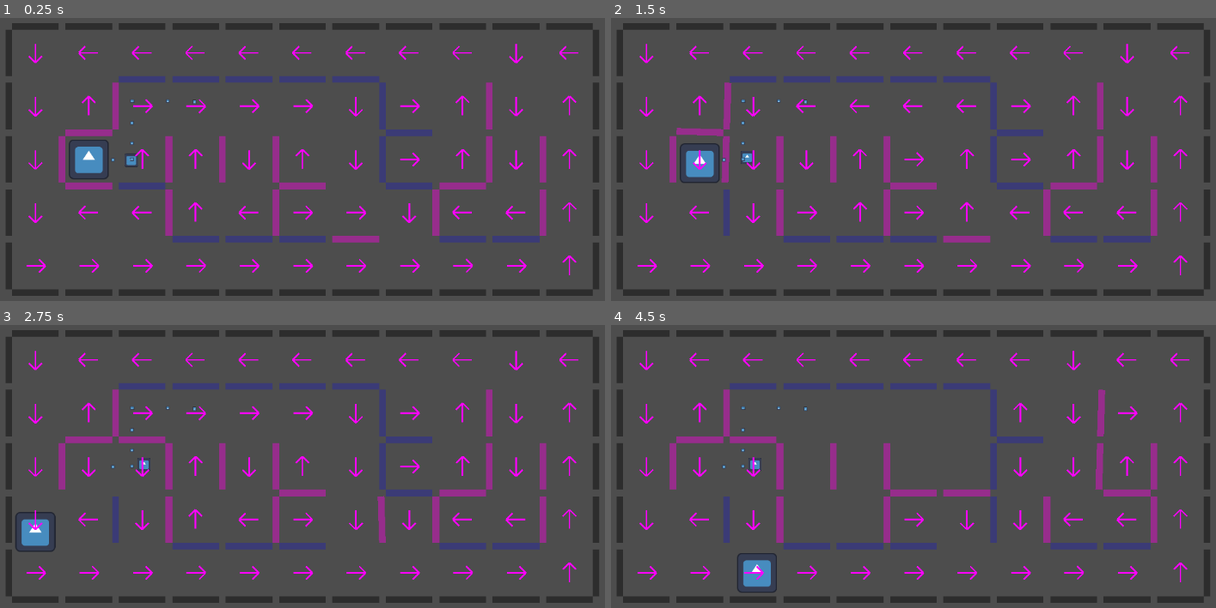
Above: before the commit, frames 1-4 (two rows, left to right).
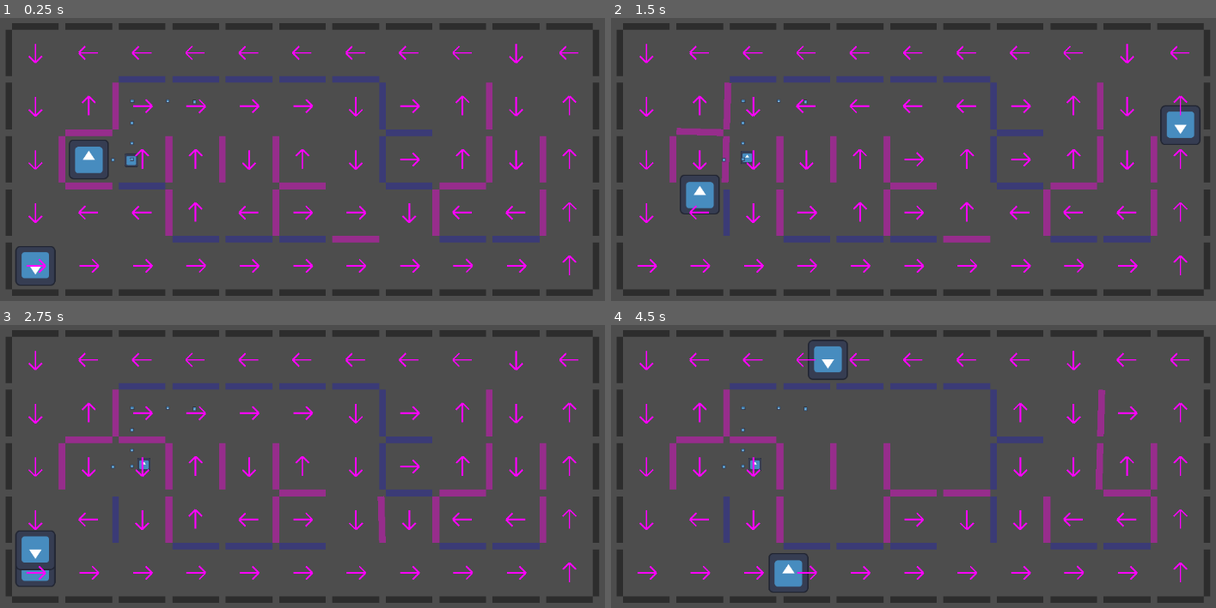
Above: after the commit, the same moments.

Repository: blueegreen/capman
Game: Godot game, scene res://game.tscn
Same seed, same stepped clock (60 frames per second), same inputs: the game is played once before the commit and once after it. This scene is started directly instead of the project's main scene. The engine's default icon, where the game draws it, is replaced by a stand-in: a white triangle on a blue panel in a dark square.
Inputs (mouse positions are in pixels of both pictures, inside the frame that each line leads up to):
- Up to frame 1 (0.25 s): no input
- Up to frame 2 (1.5 s): tap Enter at 0.5 s; move the mouse to (725, 184) at 0.52 s; click (725, 184) at 0.6 s; move the mouse to (725, 134) at 1.27 s; click (725, 134) at 1.35 s
- Up to frame 3 (2.75 s): move the mouse to (381, 545) at 2.02 s; click (381, 545) at 2.1 s
- Up to frame 4 (4.5 s): move the mouse to (992, 491) at 2.77 s; click (992, 491) at 2.85 s; move the mouse to (1101, 491) at 3.52 s; click (1101, 491) at 3.6 s; move the mouse to (1101, 441) at 4.27 s; click (1101, 441) at 4.35 s

The runs differ from the first frame. In frame 1, 0.5% of the frame differs, in the area x 2-10%, y 80-95%; in frame 2, 1.6%, in the area x 11-98%, y 30-70%; in frame 3, 0.9%; in frame 4, 1.6%.

Commit message:
new enemy type

Diff:
--- /dev/null
+++ b/UI/level_manager.gd
@@ -0,0 +1 @@
+extends Node
--- /dev/null
+++ b/UI/level_manager.tscn
@@ -0,0 +1,6 @@
+[gd_scene load_steps=2 format=3 uid="uid://citfwdrvjm0ds"]
+
+[ext_resource type="Script" path="res://UI/level_manager.gd" id="1_nwl25"]
+
+[node name="level_manager" type="Node"]
+script = ExtResource("1_nwl25")
--- a/boundary_objects/double_anchor_wall.gd
+++ b/boundary_objects/double_anchor_wall.gd
@@ -6,6 +6,7 @@
 var root
 
 enum DIR {CW, ACW}
+signal changed
 
 var mouse_position : Vector2
 var rotate_allowed = true
--- a/boundary_objects/fixed_wall.tscn
+++ b/boundary_objects/fixed_wall.tscn
@@ -5,7 +5,7 @@
 
 [sub_resource type="PlaceholderTexture2D" id="PlaceholderTexture2D_8aw3f"]
 
-[node name="fixed_wall" type="Area2D" groups=["fixed_wall", "wall"]]
+[node name="fixed_wall" type="Area2D" groups=["fixed_wall"]]
 
 [node name="CollisionShape2D" type="CollisionShape2D" parent="."]
 shape = SubResource("RectangleShape2D_o66lr")
--- a/boundary_objects/single_anchor_wall.gd
+++ b/boundary_objects/single_anchor_wall.gd
@@ -50,8 +50,8 @@
 	rotate_allowed = true
 
 func rotate_around(point):
-	changed.emit(point, rotation_angle)
 	rotate_allowed = false
+
 	rotate_area(point)
 	var wall_position = wall.global_position
 	anchor.global_position = point.global_position
--- a/boundary_objects/test_level_1.tscn
+++ b/boundary_objects/test_level_1.tscn
@@ -6,6 +6,8 @@
 [ext_resource type="PackedScene" uid="uid://ck5d81ekfneit" path="res://enemies/pathfinder.tscn" id="3_2xjhj"]
 [ext_resource type="PackedScene" uid="uid://lyj2ofbuus5i" path="res://enemies/enemy_basic.tscn" id="4_a8scm"]
 [ext_resource type="PackedScene" uid="uid://dt00c18n44v1r" path="res://boundary_objects/fixed_wall.tscn" id="6_22wef"]
+[ext_resource type="PackedScene" uid="uid://citfwdrvjm0ds" path="res://UI/level_manager.tscn" id="7_vn4yi"]
+[ext_resource type="PackedScene" uid="uid://cyqkxny4wetii" path="res://enemies/enemy_rusher.tscn" id="8_xxw1s"]
 
 [node name="test_level_1" type="Node2D"]
 script = ExtResource("1_auqvo")
@@ -240,4 +242,9 @@
 
 [node name="Timer" type="Timer" parent="."]
 
+[node name="level_manager" parent="." instance=ExtResource("7_vn4yi")]
+
+[node name="enemy_rusher" parent="." instance=ExtResource("8_xxw1s")]
+position = Vector2(-128, 448)
+
 [connection signal="timeout" from="Timer" to="." method="_on_timer_timeout"]
--- a/enemies/enemy_basic.gd
+++ b/enemies/enemy_basic.gd
@@ -6,20 +6,15 @@
 @onready var back_cast = $back_cast
 
 var direction := Vector2.ZERO
-var next_direction : Vector2
-var tile_size = 128
-
-var paused = false
 
 func _ready():
 	GlobalTimer.timeout.connect(_on_beat)
 
 func _on_beat():
-	await get_tree().create_timer(0.1).timeout
 	start_next_move()
 
 func move():
-	var end_pos = global_position + direction * tile_size
+	var end_pos = global_position + direction * GlobalVariables.tile_size
 	var move_tween = create_tween()
 	move_tween.tween_property(self, "global_position", end_pos, GlobalVariables.time_step).set_trans(Tween.TRANS_EXPO)
 
@@ -41,8 +36,3 @@
 	else:
 		direction = Vector2.ZERO
 		return false
-
-func pause():
-	paused = true
-	await get_tree().create_timer(GlobalVariables.time_step).timeout
-	paused = false
--- /dev/null
+++ b/enemies/enemy_rusher.gd
@@ -0,0 +1,76 @@
+extends Area2D
+
+@onready var forward_cast = $forward_cast
+
+var direction := Vector2.ZERO
+var end_pos := Vector2.ZERO
+
+func _ready():
+	forward_cast.target_position = Vector2(20 * GlobalVariables.tile_size, 0)
+	GlobalTimer.timeout.connect(_on_beat)
+
+func _on_beat():
+	start_next_move()
+
+func move():
+	var move_tween = create_tween()
+	move_tween.tween_property(self, "global_position", end_pos, GlobalVariables.time_step).set_trans(Tween.TRANS_EXPO)
+
+func start_next_move():
+	find_next_direction()
+	if direction != Vector2.ZERO:
+		find_end_pos()
+		move()
+
+func find_next_direction():
+	var left_open = false
+	var right_open = false
+	var forward_rotation = forward_cast.rotation
+
+	forward_cast.force_raycast_update()
+	if forward_cast.is_colliding():
+		if forward_cast.get_collider().global_position.distance_to(global_position) > GlobalVariables.tile_size:
+			direction = Vector2(cos(forward_rotation), sin(forward_rotation))
+			return
+
+	forward_cast.rotation += PI/2
+	forward_cast.force_raycast_update()
+	if forward_cast.is_colliding():
+		if forward_cast.get_collider().global_position.distance_to(global_position) > GlobalVariables.tile_size:
+			right_open = true
+
+	forward_cast.rotation -= PI
+	forward_cast.force_raycast_update()
+	if forward_cast.is_colliding():
+		if forward_cast.get_collider().global_position.distance_to(global_position) > GlobalVariables.tile_size:
+			left_open = true
+
+	if left_open and right_open:
+		if randi_range(0, 1) == 0:
+			direction = Vector2(cos(forward_rotation - PI/2), sin(forward_rotation - PI/2))
+		else:
+			direction = Vector2(cos(forward_rotation + PI/2), sin(forward_rotation + PI/2))
+		return
+	elif left_open:
+		direction = Vector2(cos(forward_rotation - PI/2), sin(forward_rotation - PI/2))
+		return
+	elif right_open:
+		direction = Vector2(cos(forward_rotation + PI/2), sin(forward_rotation + PI/2))
+		return
+
+	forward_cast.rotation -= PI/2
+	forward_cast.force_raycast_update()
+	if forward_cast.is_colliding():
+		if forward_cast.get_collider().global_position.distance_to(global_position) > GlobalVariables.tile_size:
+			direction = Vector2(cos(forward_rotation + PI), sin(forward_rotation + PI))
+			return
+	direction = Vector2.ZERO
+
+func find_end_pos():
+	forward_cast.rotation = atan2(direction.y, direction.x)
+	forward_cast.force_raycast_update()
+	if not forward_cast.is_colliding():
+		end_pos = global_position + direction * GlobalVariables.tile_size
+	else:
+		direction = direction.normalized()
+		end_pos = global_position + floor(forward_cast.get_collider().global_position.distance_to(global_position) / GlobalVariables.tile_size) * GlobalVariables.tile_size * direction
--- /dev/null
+++ b/enemies/enemy_rusher.tscn
@@ -0,0 +1,25 @@
+[gd_scene load_steps=4 format=3 uid="uid://cyqkxny4wetii"]
+
+[ext_resource type="Script" path="res://enemies/enemy_rusher.gd" id="1_slp8s"]
+[ext_resource type="Texture2D" uid="uid://dmkpq8lyvismj" path="res://icon.svg" id="2_6xko5"]
+
+[sub_resource type="RectangleShape2D" id="RectangleShape2D_erqqy"]
+size = Vector2(96, 96)
+
+[node name="enemy_rusher" type="Area2D"]
+collision_layer = 4
+collision_mask = 0
+script = ExtResource("1_slp8s")
+
+[node name="CollisionShape2D" type="CollisionShape2D" parent="."]
+shape = SubResource("RectangleShape2D_erqqy")
+
+[node name="Sprite2D" type="Sprite2D" parent="."]
+rotation = 3.14159
+scale = Vector2(0.75, 0.75)
+texture = ExtResource("2_6xko5")
+
+[node name="forward_cast" type="RayCast2D" parent="."]
+target_position = Vector2(1000, 0)
+collide_with_areas = true
+collide_with_bodies = false
--- a/enemies/pathfinder_tile.gd
+++ b/enemies/pathfinder_tile.gd
@@ -1,7 +1,6 @@
 extends Area2D
 
 @onready var forward_cast = $forward_cast
-@onready var back_cast = $back_cast
 
 signal done
 
@@ -18,8 +17,7 @@
 	for i in range(4):
 		forward_cast.force_raycast_update()
 		position += Vector2(cos(rotation), sin(rotation)) * GlobalVariables.tile_size
-		back_cast.force_raycast_update()
-		if not back_cast.is_colliding() and not forward_cast.is_colliding():
+		if not forward_cast.is_colliding():
 			var new_tile = self.duplicate()
 			new_tile.global_position = global_position
 			new_tile.rotation = rotation
--- a/enemies/pathfinder_tile.tscn
+++ b/enemies/pathfinder_tile.tscn
@@ -23,12 +23,6 @@
 collide_with_areas = true
 collide_with_bodies = false
 
-[node name="back_cast" type="RayCast2D" parent="."]
-target_position = Vector2(-128, 0)
-collision_mask = 17
-collide_with_areas = true
-collide_with_bodies = false
-
 [node name="Sprite2D" type="Sprite2D" parent="."]
 position = Vector2(-4.76837e-07, 5.96046e-08)
 scale = Vector2(44, 4)
--- a/global/game_manager.gd
+++ b/global/game_manager.gd
@@ -1,8 +1,13 @@
 extends Node
 
-var current_scene : Node2D
+var current_scene = null
+var allowed_moves = 5
+var move_list = Array()
 
 func _ready():
+	var root = get_tree().root
+	current_scene = root.get_child(root.get_child_count() - 1)
+
 	GlobalTimer.wait_time = GlobalVariables.time_step
 	GlobalTimer.start()
 	GlobalTimer.timeout.emit()
Not shown: 1 places in boundary_objects/test_level_1.tscn that only renumber resources
